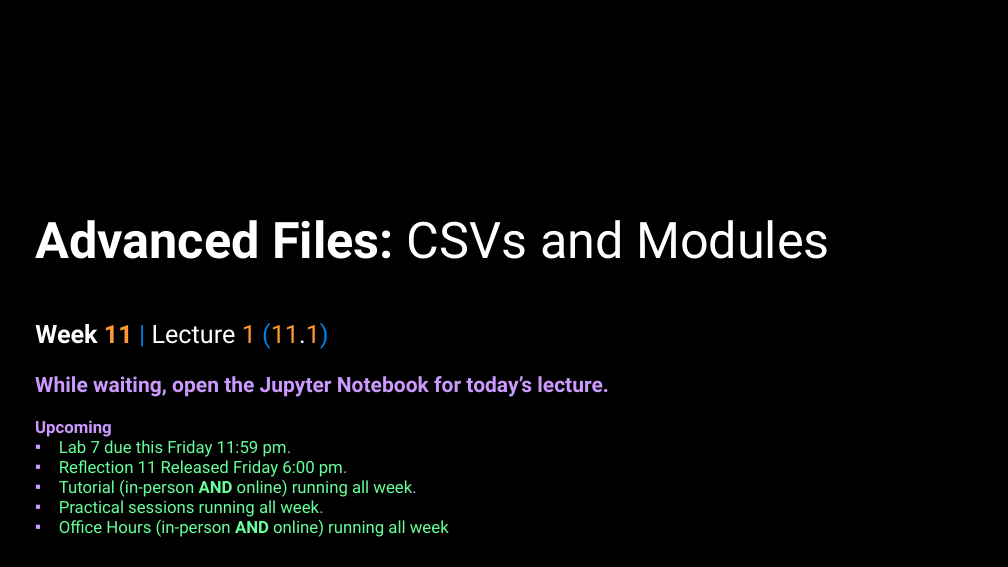
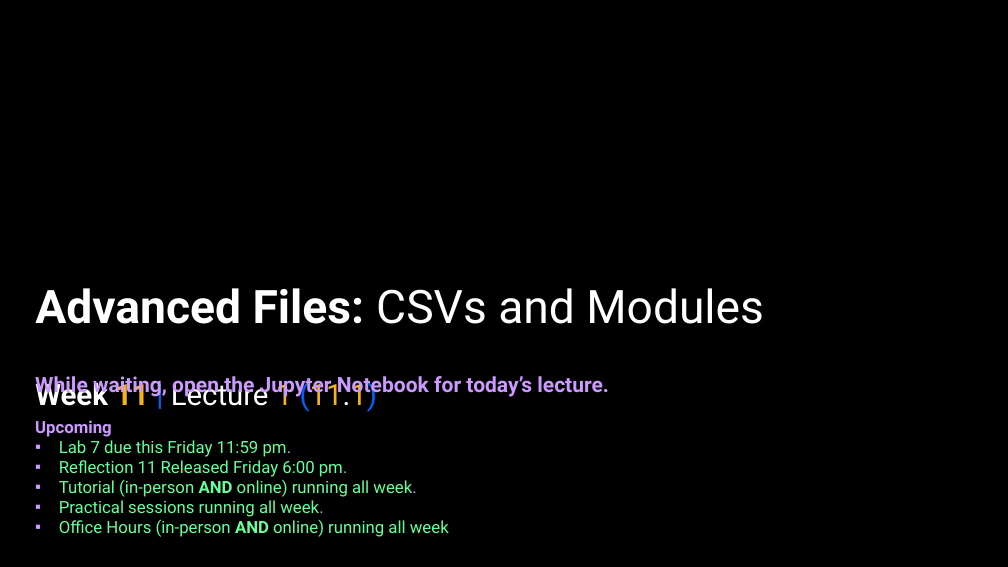
Before and after one commit to APS106/APS106-winter-2026-goodfellow-sutton, a slide deck: slide 30 of lectures/week11/lecture2/slides/week11_lecture2.pptx. Drawn at 1008x567 pixels with LibreOffice and Linux fonts; fonts in the diff are those of the drawing; background and template pictures are left out. Boxes give left, top, right and bottom in pixels: in the first picture for what was removed or moved away, otherwise in the second. Text is boxed around its words. In the diff, an @@ line names an element or a change of style, - is before the commit and + after.

Commit message:
week 10 updates

```diff
--- a/lectures/week11/lecture2/slides/week11_lecture2.pptx
+++ b/lectures/week11/lecture2/slides/week11_lecture2.pptx
@@ title "Advanced Files: CSVs and Modules": place and size @@
-title "Advanced Files: CSVs and Modules" at (35,220,830,259)
+title "Advanced Files: CSVs and Modules" at (35,288,764,324)
@@ title "Advanced Files: CSVs and Modules" at (35,288,764,324): size 48 to 44 pt; vertical alignment bottom to middle @@
@@ subtitle "Week 11 | Lecture 1 ...": place and size @@
-subtitle "Week 11 | Lecture 1 ..." at (35,323,329,349)
+subtitle "Week 11 | Lecture 1 ..." at (35,378,378,412)
@@ subtitle "Week 11 | Lecture 1 ..." at (35,378,378,412): size 24 to 28 pt; text colour #FF9933 to #F7B41A in "11 1 (11.1)"; text colour #017EE5 to #0061FF in "| (11.1)" @@
```
Also in this commit, not shown: 28 other slides changed, 12 other files.
